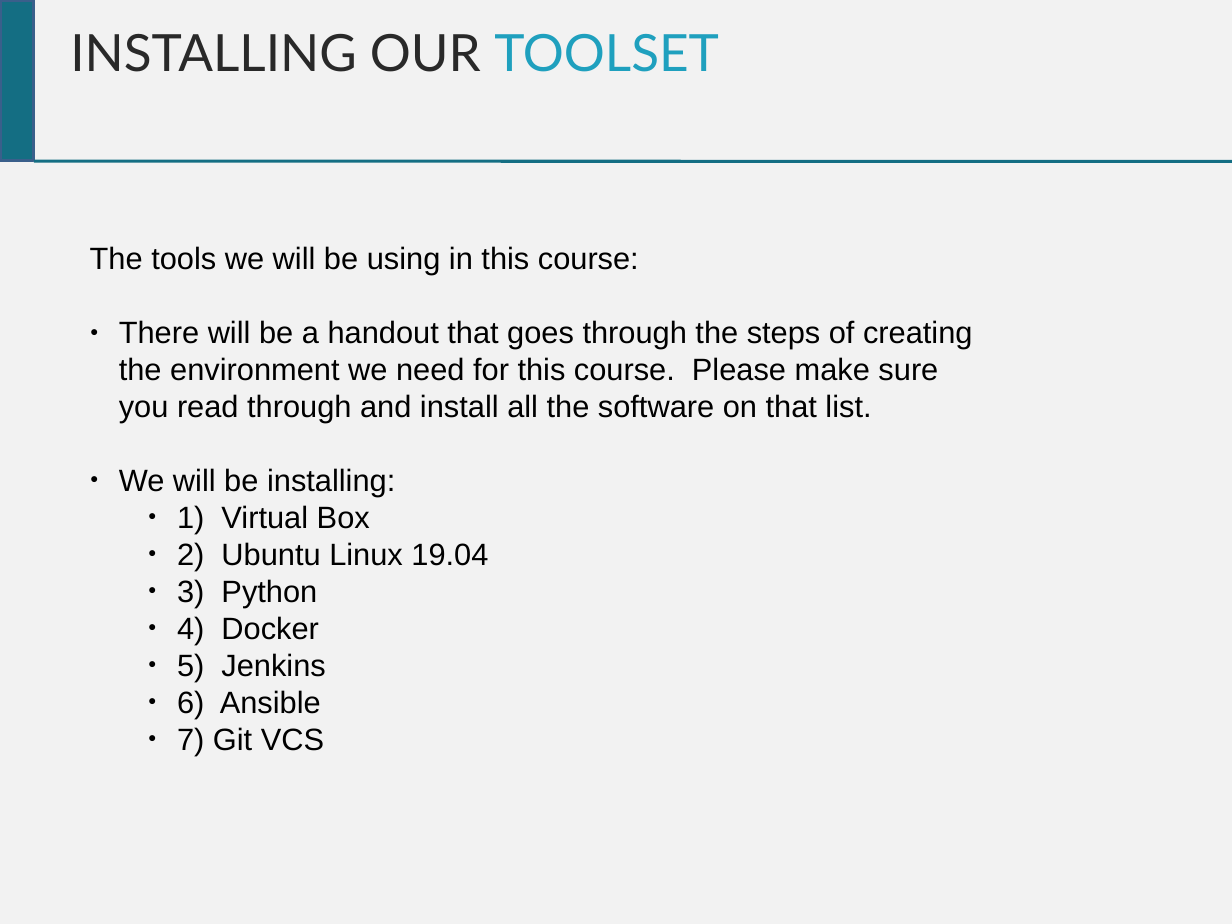
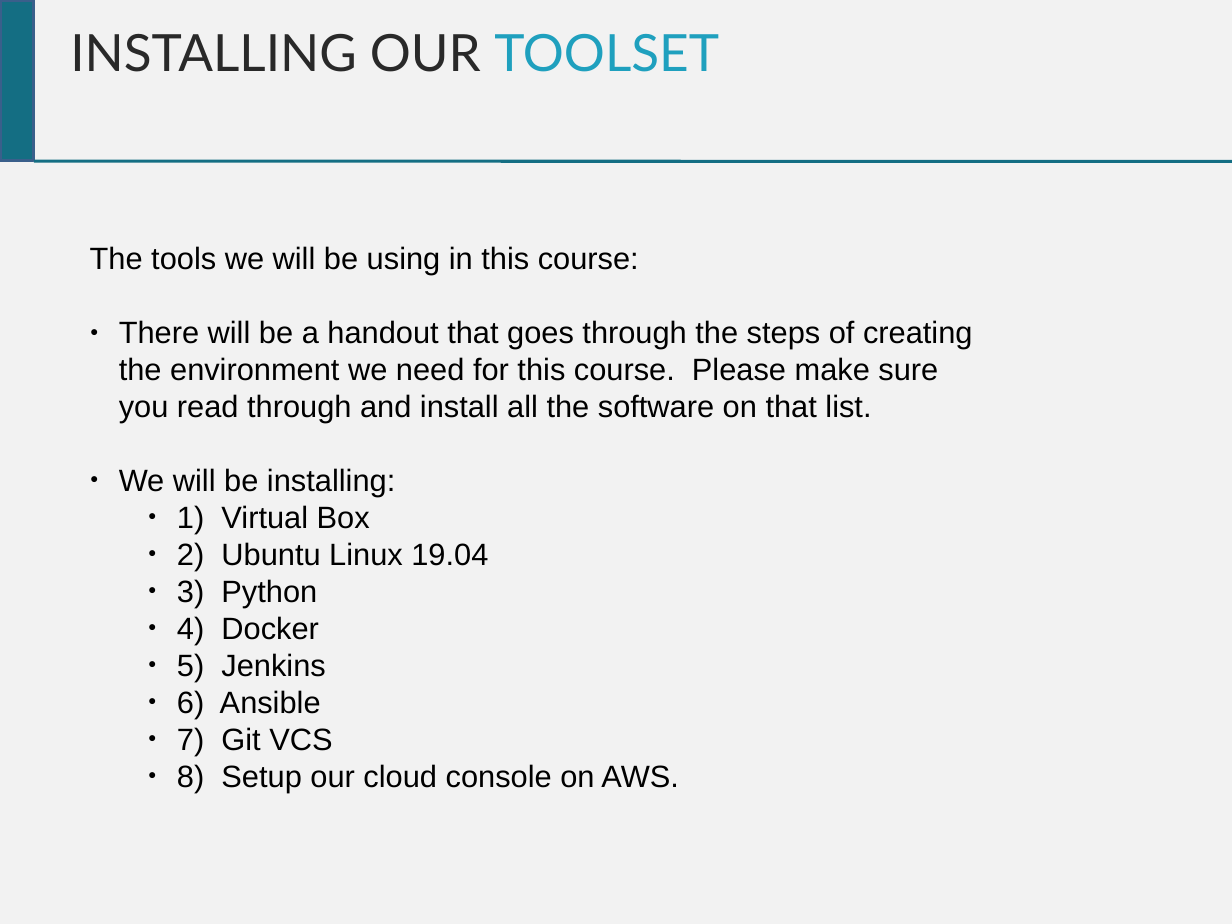
Before and after one commit to chrisgauthier742018/devopscourse, a slide deck: slide 2 of Dev Ops Course - Desktop Setup.pptx. Drawn at 1232x924 pixels with LibreOffice and Linux fonts; fonts in the diff are those of the drawing. Boxes give left, top, right and bottom in pixels: in the first picture for what was removed or moved away, otherwise in the second. Text is boxed around its words. In the diff, an @@ line names an element or a change of style, - is before the commit and + after.

Commit message:
Desktop done but Ansible - Cloud Computing flushed out

```diff
--- a/Dev Ops Course - Desktop Setup.pptx
+++ b/Dev Ops Course - Desktop Setup.pptx
@@ text at [177, 764, 679, 792]: paragraph added @@
+    ● 8) Setup our cloud console on AWS.
```
Also in this commit, not shown: 3 other slides changed, 9 slides added, 1 slide removed, 1 other file.
